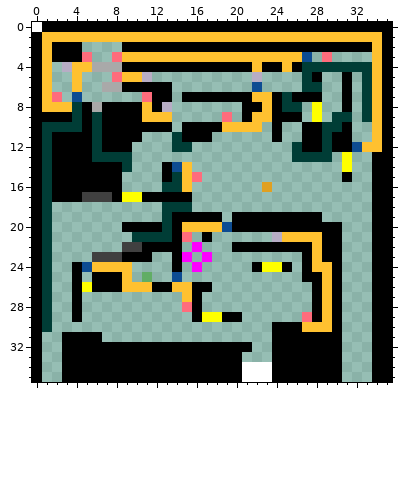
File history of a pixel-art sprite, AridArnold/Content/Campaigns/MainCampaign/Levels/0903.png. The picture above is the old version.
The file is 36x36 pixels. Colours within 5 levels of each other are drawn and written as one.
New version:
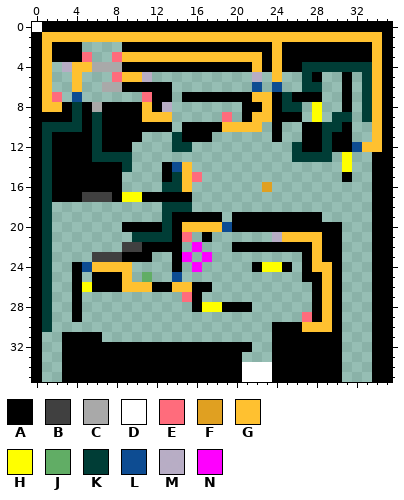
Palette (. is transparent): A #000000  B #404040  C #a9a9a9  D #ffffff  E #ff6c7c  F #e0a021  G #ffc130  H #ffff00  J #61ad65  K #003d36  L #0d4c92  M #b8adc5fc  N #fe00fe
Changes in this commit:
Changed rows in their new state; - is an unchanged pixel.
first column x 3:
 2 ---------------------G---------
 3 --------------------A-AAAAAAAAA
 4 ---------------------GA--------
 5 ---------------------G---------
 6 ---------------------L---------
 8 A------------------------------
first column x 15:
27 E------
28 .-HHAAA
29 -.....-
